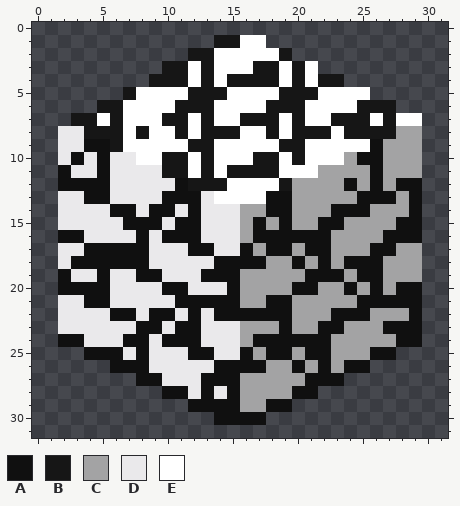
Two versions of one pixel-art sprite, .mcreator/modElementThumbnails/BlueSmallChromaBricks.png. The picture above is the old version.
The file is 32x32 pixels. Colours within 5 levels of each other are drawn and written as one.
Palette (. is transparent): A #101010  B #161616  C #a3a3a4  D #eae9eb  E #ffffff
Pixels before, first column x 2:
 1 ............BBEE............
 2 ..........BBEEEEEB..........
 3 ........BBEBEEEBBEBE........
 4 .......BBBEBEBBBBEBEBB......
 5 .....BEEEEBBBEEEEBBBEEEE....
 6 ...BBEEEEBBBEEEEBBBEEEEBBB..
 7 .BBEBEEEBBEBEEBBBEBEEBBBEBEE
 8 DDBBBEBEEBEBBBEEBEBBBEBBBBCC
 9 DDAABEEEEEBBEEEEEBBEEEEEACCC
10 DADADDEEBBEBEEEBBEBEEECAACCC
11 ADDADDDDBBEBEBBBBEEECCCCACCC
12 AAAADDDDDABBBEEEEBCCCCACACAA
13 DDAADDDDAAADEEEEAACCCCCAAACA
14 DDDDAADAADADDDCCAACCCAAACCCA
15 DDDDDAAADAADDDCACACCAACCCCAA
16 AADDDDADAAADDDCAAAAAACCCCAAA
17 DDAAAAADDDAADDACAACAACCCAACC
18 DAAAAAADDDDDAAAACCACACAAACCC
19 ADDADDAADDDAAACCCCCAAACAACCC
20 AAAADDDDAADDDACCCCAACCACACAA
21 DDAADDDDDAAAAACCAACCCCCAAAAA
22 DDDDAADAADADAAAAAACCCAAACCCA
23 DDDDDDAADAADDDCCCACCAACCCAAA
24 AADDDAADAAADDDCAAAAAACCCCCAA
25 ..AAADADDDAADDACAACAACCCAA..
26 ....AAADDDDDAAAACCACACAA....
27 ......AADDDAAACCCCCAAA......
28 ........AADADACCCCAA........
29 ..........AAAACCAA..........
30 ............AAAA............
Now the later version:
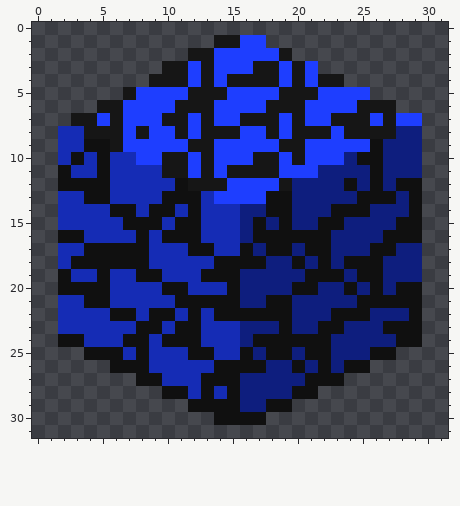
The exact change:
colour C: #a3a3a4 -> #0e1e7e
colour D: #eae9eb -> #152cb5
colour E: #ffffff -> #1e3eff
